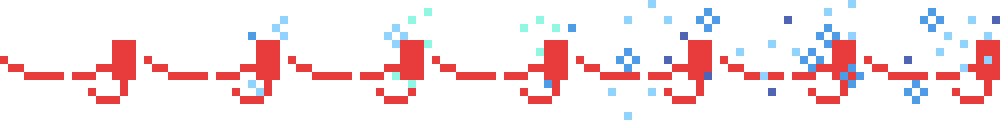
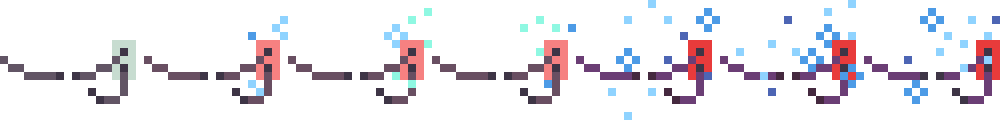
Comparing the layer stacks of the two 1008px x 128px images. Changes:
painted on "Layer 21" over [864, 48, 992, 104]
removed layer "Layer 20" over [432, 40, 848, 104]
added layer "Layer 25" above "Layer 24" over [720, 48, 848, 104]
renamed "Layer 19" to "Layer 24", painted on it over [0, 40, 848, 104]
